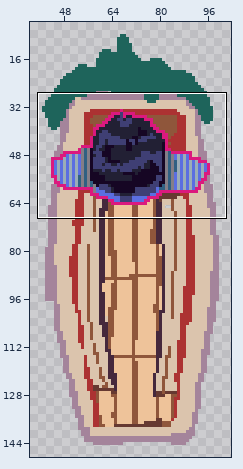
A pixel-art file gets an edit: art/boats/highschoolerboat.aseprite. The picture above shows the old version from afar; the outline marks the close-up.
Close-up. Before:
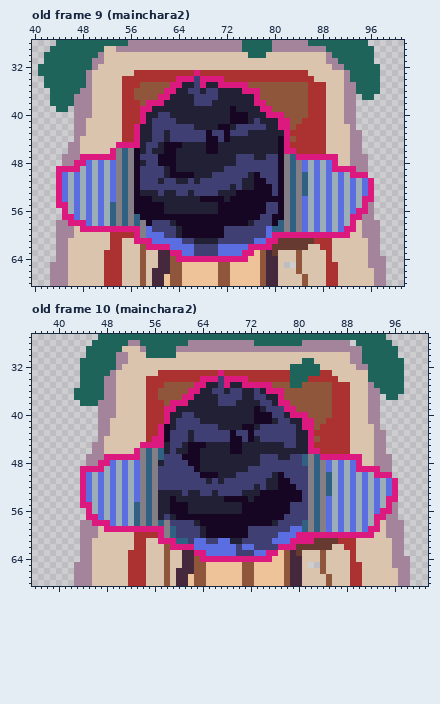
144x216 pixels, 26 frames. Shown: old frame 9 (mainchara2): x 40..101, y 28..68; old frame 10 (mainchara2): x 36..101, y 27..68. The wide view leaves out empty margins. The commit also changed other frames or places, which this record leaves out.
Once edited:
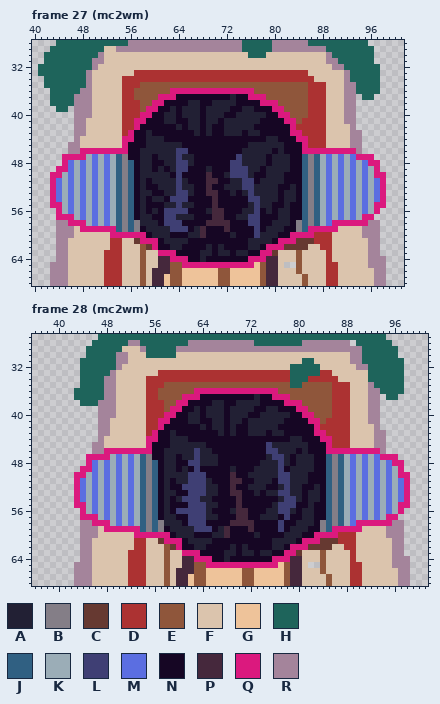
Palette (. is transparent): A #222034  B #847e87  C #663931  D #ac3232  E #8f563b  F #dbc4ad  G #eec39a  H #1e645b  J #306082  K #9badb7  L #3f3f74  M #5b6ee1  N #160624  P #45283c  Q #db197e  R #a4849b
A new or re-ordered frame is compared with the old frame closest to it.
Difference:
frames 26 -> 44
Changed rows in their new state; - is an unchanged pixel.
Frame 27 (mc2wm) is new; against old frame 9 (mainchara2), layer "Layer 2":
first column x 43:
33 ------------------------D-------------------------------
34 ---------------------DDDDDDDD---------------------------
35 --------------------EEEEEEEEEEEEE-----------------------
36 -------------------E-QQQQQQQQQQQ--E---------------------
37 --------------------QNNNNNNNNN-NNQ-Q--------------------
38 ----------------E--NNNN-ANN----NNNN-QQ------------------
39 ---------------E-QNN-N---N-----N--NNNQQ-----------------
40 ----------------QNNA-N---N---N-AA---NN-Q----------------
41 --------------Q-NNNAANN--N--N-AAA-ANNNN-Q---------------
42 ---------------NNNNNNANA-N-N-A-AAANNNNNNQ---------------
43 -------------QNN-NNNNNNNANANNAAAN--NNNNNQQ--------------
44 ------------QQNN-AANNNNNNN--N-NNNNNN---NNQQ-------------
45 -----------F-NNNAA-AAANNNN--NNNNN-----ANNNQ-------------
46 -----QQQQQ-QQN--A--AALLNNN--NNNN-----NANNNQQQQQQQQQ-----
47 --QQQ-KMKMKJBN-AANAAAL--NNNNNNN-AA--NAAANNJBJKMKMKMQQQ--
48 --QMKMKMKMKJBJ--AN-AALL-NNNNNNL-AAAANAAANNJBJ--KMKMKMQQ-
49 ---MKMKMKMKJBJ-AANANALLNNN-NNN---AANAAAANNJBJ--KMKMKMKQ-
50 Q-KMKMKMKMKJBJ-AAAA--L--NNPNNA-----NAAANNN-BJ-----MKMKQQ
51 QMKMKMKMKMKJBJ-ANA-AAL-NNNPPNNAALL-AAAANNN-BJ--------KMQ
52 QMKMKMKMKMKJBJ-ANNAAA-AANNPNNA-ALLAAAA-NAN-BJ--------KMQ
53 QMKMKMKMKMKJBJ---NN-----NNPPNN--ALAAAA-AAN-BJ--------KMQ
54 QMKMKMKMKMKJBJ-A---NLLLNN--P-N---LLAAA-AANJBJ-------MKMQ
55 Q-KMKMKMKMKJBJ-A-----L--NNNP-----ALAAN-ANNJBJ-------MKQQ
56 -QKMKMKMKMKJBJ-A-A-LLLLNNN-PP---AAL-ANAANNJBJ------KMKQ-
57 -Q--KMKMKMKJBJNAA--LLAAA---PP--AALLNN-AANNJBJ-----MKQQ--
58 ------KMKMKJBJBAAAN-LL----PPPP---L-NNAAAN-JBJ--QQQ-QQ---
59 -----------JBJBNAAAA-LL-AP---PNNNN-NAAANN-JQQQQQFFF-----
60 ----------QQQQ-QNAAANN-AAP---NANNN-AAANN----DDDFFF------
61 --------------C--QNAAAANNNNNNNNNNAAAANQQQ---------------
62 ----------------C-NNAANNNNANANNNNAAN-QQ-----------------
63 ------------------QQ-NNNNAANAANAANNQQ-------------------
64 --------------------Q--NNANNNNNNNQQQ--------------------
65 ----------------------QQQQQQQQQQQQ----------------------
Frame 28 (mc2wm) is new; against old frame 10 (mainchara2), layer "Layer 2":
first column x 43:
33 ------------------------D-------------------------------
34 ---------------------DDDDDDDD---------------------------
35 --------------------EEEEEEEEEEEEE-----------------------
36 -------------------E-QQQQQQQQQQQ--E---------------------
37 --------------------QNNNNNNNNNANNQ-Q--------------------
38 ----------------E--NNNN-ANN----NNNN-QQ------------------
39 ---------------E-QNN-N---N-----NAANNNQQ-----------------
40 ----------------QNNA-N---N---N-AAAA-NN-Q----------------
41 --------------Q-NNNAANN--N--N-AAA-ANNNN-Q---------------
42 ----------------NNNNNANA-N-N-A-AAANNNNNNQ---------------
43 -------------QN-ANNNNNNNANANNAAANAANNNNNQQ--------------
44 ------------Q-N-AAANNNNNNN--N-NNNNNNA-NNNQQ-------------
45 -----------F-NNNAA-AAANNNN--NNNNL--AA--NNNQ-------------
46 -----QQQQQ-QQNN-A--AL--NNN--NNNNLL---N-NNNQQQQQQQQQ-----
47 --QQQ-KMKMKJBNNAANAAL---NNNNNNNNA-L-NAAANNJBJKMKMKMQQQ--
48 --QMKMKMKMKJBJNAANNLL---NNNNNNNAAA-ANAAANNJBJ--KMKMKMQQ-
49 ---MKMKMKMKJBJNAANANLNNNNN-NNNAAAA-NAAAANNJBJ--KMKMKMKQ-
50 Q-KMKMKMKMKJBJNAAAA--L--NNPNNAAAA-L-AAANNN-BJ-----MKMKQQ
51 QMKMKMKMKMKJBJNANAA----NNNPPNNAA-NLLAAANNN-BJ--------KMQ
52 QMKMKMKMKMKJBJNANN----AANNPNNA-ANNALAANNAN-BJ--------KMQ
53 QMKMKMKMKMKJBJN--NNLL-A-NNPPNN--AALLAANAAN-BJ--------KMQ
54 QMKMKMKMKMKJBJN---LLL--NN--P-N----ALLANAANJBJ-------MKMQ
55 Q-KMKMKMKMKJBJN----LLL--NNNP-----ALL-NNANNJBJ-------MKQQ
56 -QKMKMKMKMKJBJN--LLLLL-NNN-PP---AALLANAANNJBJ------KMKQ-
57 -Q--KMKMKMKJBJNA---LLLAA---PP--AAA--NNAANNJBJ-----MKQQ--
58 ------KMKMKJBJBAAAN-LL----PPPP---N-NNAAAN-JBJ--QQQ-QQ---
59 -----------JBJBNAAAA-LL-AP---PNNNN-NAAANN-JQQQQQFFF-----
60 ----------QQQQ-QNAAANN-AAP---NANNNNAAANN----DDDFFF------
61 --------------C--QNAAAANNNNNNNNNNAAAAN--Q---------------
62 ----------------C-NNAANNNNANANNNNAAN-QQ-----------------
63 ------------------QQ-NNNNAANAANAANNQQ-------------------
64 --------------------Q--NNANNNNNNNQQQ--------------------
65 ----------------------QQQQQQQQQQQQ----------------------
Pixel boxes of the changes (left, top, right, bottom) in both close-ups:
changed: (50, 70, 386, 268)
changed: (74, 370, 410, 568)
